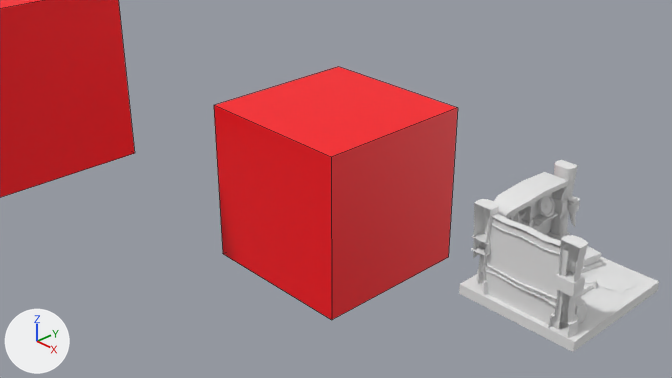
Two versions of the Blender file scenes/src/Vulkan Scene.blend, one commit apart.
The view is the same before and after, from the file's camera 'Camera'. Arrows for +X, +Y and +Z are at lower left; the lights stay in place. The first picture is the older version. Mesh edges are drawn as thin lines on the coarser meshes.
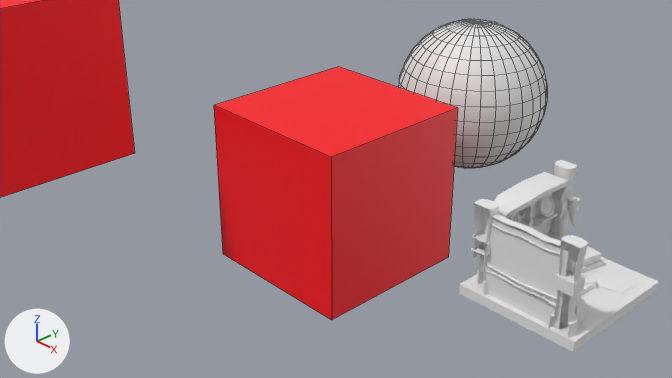
The change, as a list of edits to the scene's bpy script:
```text
Add mat_material_001:
    mat_material_001 = principled_material('Material.001')
    mat_material_001.base_color = (0.8, 0.8, 0.8)  # white #e7e7e7
Add me_sphere:
    me_sphere.from_pydata(...)  # a UV sphere (32 segments, 16 rings, poles along z) spanning x -1.0..1.0, y -1.0..1.0, z -1.0..1.0
    me_sphere.polygons.foreach_set('use_smooth', [True] * 512)
    me_sphere.materials.append(mat_material_001)  # its picture is missing
Add ob_sphere:
    ob_sphere = bpy.data.objects.new('Sphere', me_sphere)
    ob_sphere.location = (0.0, 2.52, 0.5)
```

What differs and where, as boxes [x1, y1, x2, y2] in the pictures (672 x 378 px):
'Sphere', added: after [398, 19, 547, 168]
